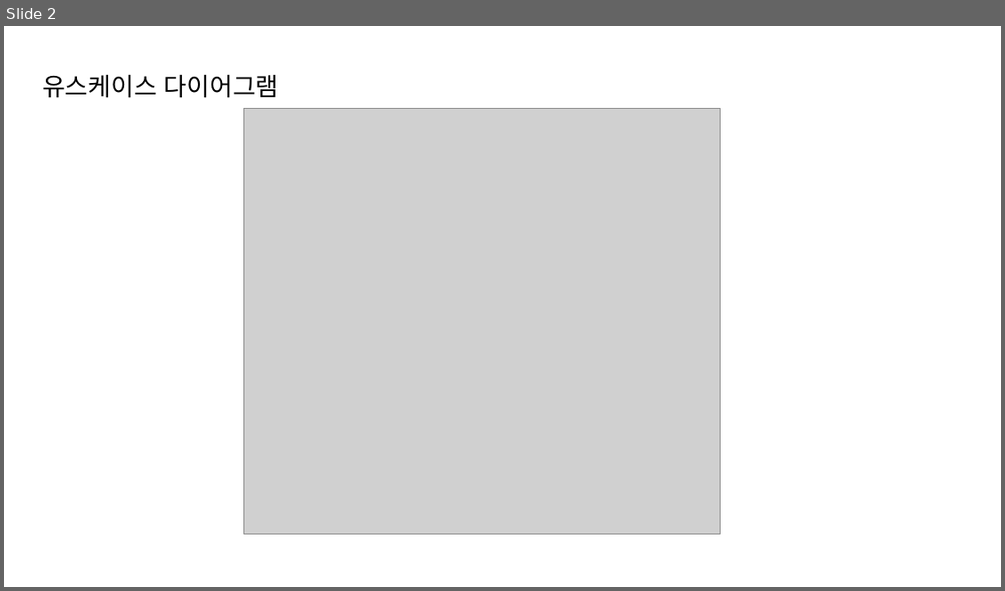
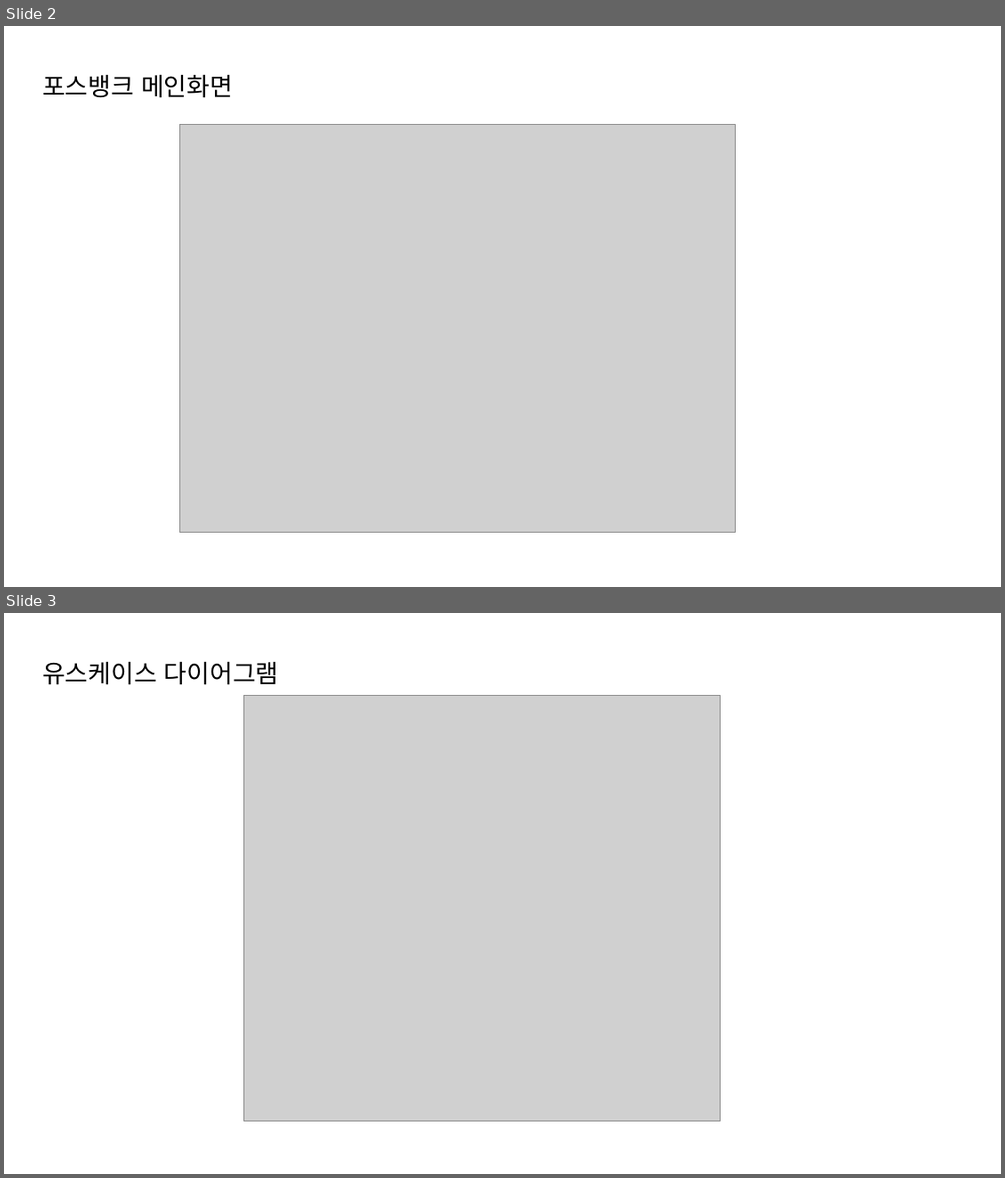
Before and after one commit to dss156/2019_3_2_UML_PBL, a slide deck: 발표자료.pptx. Shown one above the other, each under a label of ours: slide 2 before the commit, slides 2 and 3 after it. The pictures are 1005x591 and 1005x1178 pixels, drawn with LibreOffice and Linux fonts; fonts in the diff are those of the drawing; grey boxes stand for pictures. Boxes give left, top, right and bottom in pixels: in the first picture for what was removed or moved away, otherwise in the second. Text is boxed around its words. In the diff, an @@ line names an element or a change of style, - is before the commit and + after.

```diff
--- a/발표자료.pptx
+++ b/발표자료.pptx
@@ slide 2 added at [4, 26, 1001, 587], background #FFFFFF @@
@@ text added at [42, 74, 233, 98], 24 pt, text #000000 @@
+포스뱅크 메인화면
@@ picture added at [179, 124, 736, 532] @@
@@ what was slide 2 is now slide 3 @@
```
Also in this commit, not shown: 3 slides changed, 1 slide removed, 1 other file.
